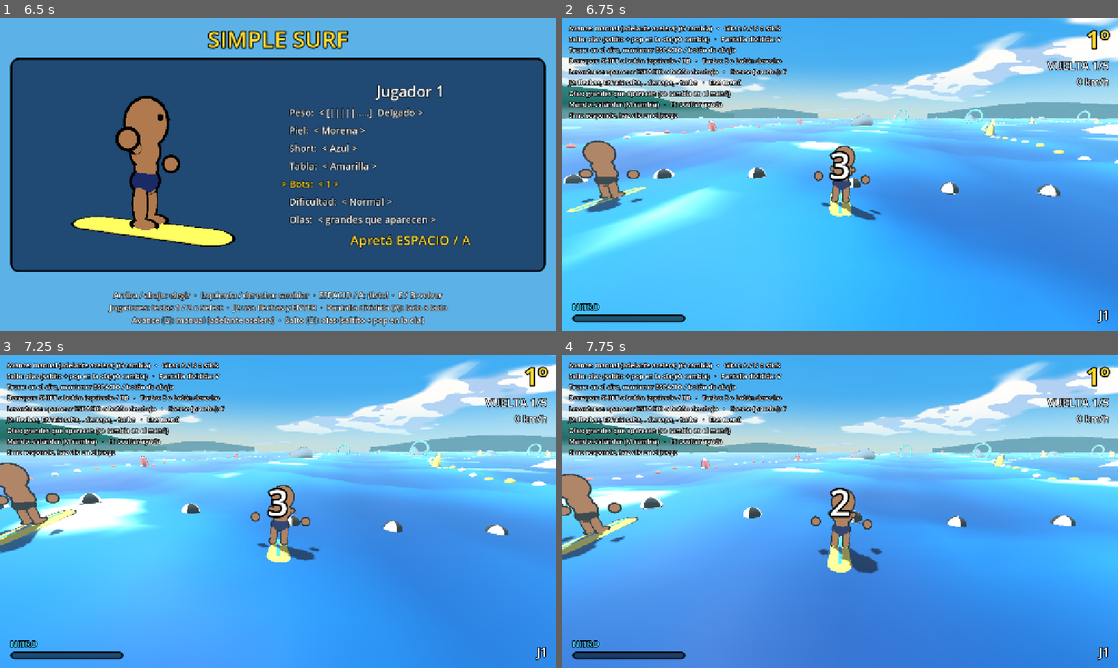
Above: before the commit, frames 1-4 (two rows, left to right).
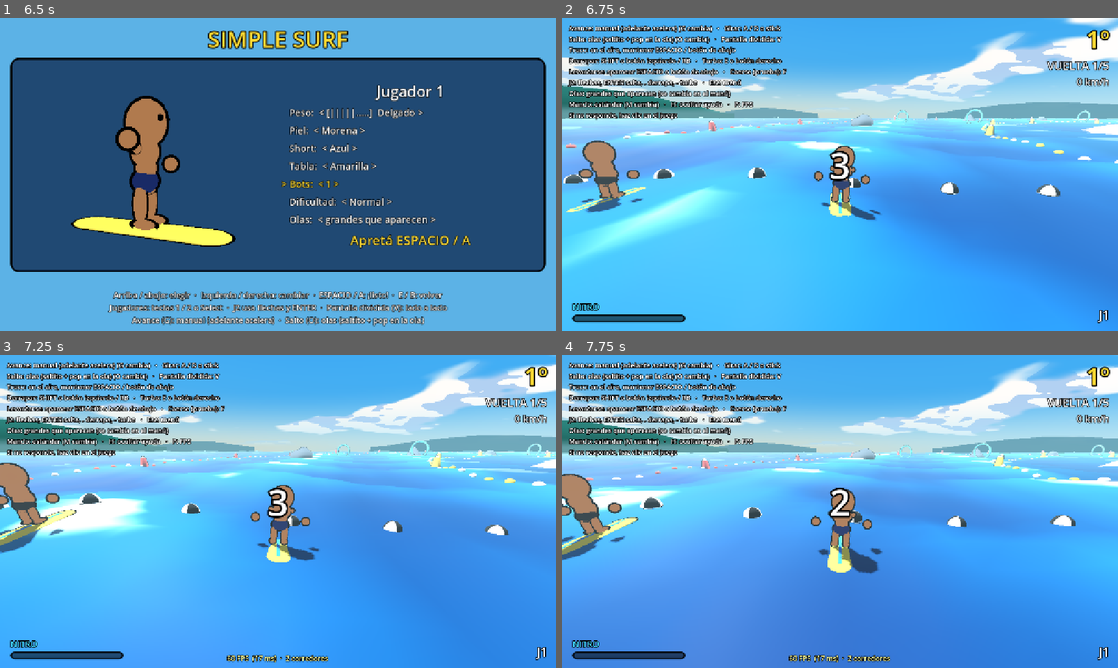
Above: after the commit, the same moments.

Repository: asimplesurfer/simplesurf
Game: Godot game, scene res://ui/menus/character_select.tscn
Two runs of this game, one before a commit and one after it. Both use one fixed random seed, a clock stepped at 60 frames per second and the inputs below.
Inputs (mouse positions are in pixels of both pictures, inside the frame that each line leads up to):
- Up to frame 1 (6.5 s): tap Enter at 0.5 s; move the mouse to (400, 158) at 0.52 s; hold D (p1_right) 0.53-1.25 s; tap P at 0.6, 2.3, 3.6, 5.3 s; click (400, 158) at 0.67 s; drag from (166, 190) to (250, 237) at 1.27 s; move the mouse to (333, 105) at 2.02 s; hold D (p1_right) 2.03-2.75 s; tap E (p1_b) at 2.1 s; drag from (250, 237) to (111, 127) at 2.77 s; move the mouse to (444, 221) at 3.52 s; hold A (p1_left) 3.53-4.25 s; drag from (111, 127) to (194, 96) at 4.27 s; move the mouse to (305, 174) at 5.02 s; hold S (p1_down) 5.03-5.75 s; tap G at 5.1 s; click (305, 174) at 5.17 s; drag from (194, 96) to (166, 190) at 5.77 s
- Up to frame 2 (6.75 s): move the mouse to (962, 158) at 6.52 s; hold W (p1_up) from 6.53 s (still down); tap J at 6.6 s
- Up to frame 3 (7.25 s): keep holding W (p1_up); tap P at 6.8 s
- Up to frame 4 (7.75 s): release W (p1_up) at 7.25 s; drag from (728, 527) to (812, 574) at 7.27 s

Frame 1 is identical in both runs. In frame 2, less than 0.1% of the frame differs, in the area x 29-35%, y 26-29%; in frame 3, 0.4%, in the area x 29-59%, y 26-99%; in frame 4, 0.4%.

Commit message:
Contador de FPS (tecla P) y medición en navegador más corta
Co-Authored-By: Claude Opus 5.5 <noreply@anthropic.com>
Claude-Session: https://claude.ai/code/session_0158oNfJa2g5qsqyuATh8Mjh

Diff:
--- a/tests/run_tests.gd
+++ b/tests/run_tests.gd
@@ -78,6 +78,20 @@
 		"el cielo es el tropical"
 	)
 	_check(env.fog_sky_affect == 0.0, "la niebla no tapa el cielo")
+
+	# P muestra el contador de FPS.
+	var hud0 := (_main.get_node("Views") as SplitScreen).huds[0]
+	var pkey := InputEventKey.new()
+	pkey.physical_keycode = KEY_P
+	pkey.pressed = true
+	Input.parse_input_event(pkey)
+	await process_frame
+	await process_frame
+	_check(Hud.show_fps and hud0._fps_label.visible, "P muestra el contador de FPS")
+	Input.parse_input_event(pkey)
+	await process_frame
+	await process_frame
+	_check(not Hud.show_fps, "P lo vuelve a ocultar")
 
 	_test_pad_layouts()
 	await _test_race_start()
--- a/ui/hud/hud.gd
+++ b/ui/hud/hud.gd
@@ -35,6 +35,9 @@
 var _name_label: Label
 var _center_label: Label
 var _help: Label
+## Contador de FPS (tecla P). Se recuerda entre carreras.
+static var show_fps: bool = false
+var _fps_label: Label
 var _nitro_bar: ProgressBar
 var _message: Label
 var _speed_lines: ColorRect
@@ -142,6 +145,8 @@
 	var key := event as InputEventKey
 	if key and key.pressed and not key.echo and key.physical_keycode == KEY_H:
 		_help.visible = not _help.visible
+	if key and key.pressed and not key.echo and key.physical_keycode == KEY_P:
+		show_fps = not show_fps
 
 
 func _process(delta: float) -> void:
@@ -149,6 +154,14 @@
 		# Más chico: se escala la capa y se agranda la raíz para que ocupe toda la vista.
 		scale = Vector2.ONE * COMPACT_SCALE
 		_root.size = get_viewport().get_visible_rect().size / COMPACT_SCALE
+	if _fps_label:
+		_fps_label.visible = show_fps
+	if show_fps and _fps_label:
+		_fps_label.text = "%d FPS  (%.0f ms)  ·  %d corredores" % [
+			Engine.get_frames_per_second(),
+			Performance.get_monitor(Performance.TIME_PROCESS) * 1000.0,
+			get_tree().get_nodes_in_group("riders").size(),
+		]
 	if rider == null:
 		return
 	_update_mash(delta)
@@ -235,7 +248,7 @@
 		+ "Levantarse: spamear ESPACIO o botón de abajo   ·   Caerse (prueba): F\n"
 		+ "J2: flechas, ENTER salta, . derrapa, - turbo   ·   Esc: menú\n"
 		+ "Olas: %s (se cambia en el menú)\n" % GameSettings.wave_mode_name()
-		+ "Mando: %s (M cambia)   ·   H: ocultar ayuda\n" % layout
+		+ "Mando: %s (M cambia)   ·   H: ocultar ayuda   ·   P: FPS\n" % layout
 		+ "Si no responde, haz clic en el juego"
 	)
 
@@ -363,6 +376,16 @@
 	_help.position = Vector2(16.0, 12.0)
 	root.add_child(_help)
 
+	# Contador de FPS (P), abajo al centro.
+	_fps_label = _make_label(16, Color(1.0, 1.0, 0.6))
+	_fps_label.set_anchors_preset(Control.PRESET_CENTER_BOTTOM)
+	_fps_label.offset_top = -34.0
+	_fps_label.offset_bottom = -10.0
+	_fps_label.offset_left = -200.0
+	_fps_label.offset_right = 200.0
+	_fps_label.visible = false
+	root.add_child(_fps_label)
+
 
 func _make_label(font_size: int, color: Color) -> Label:
 	var label := Label.new()
Not shown, changed: COMO_PROBAR.md
